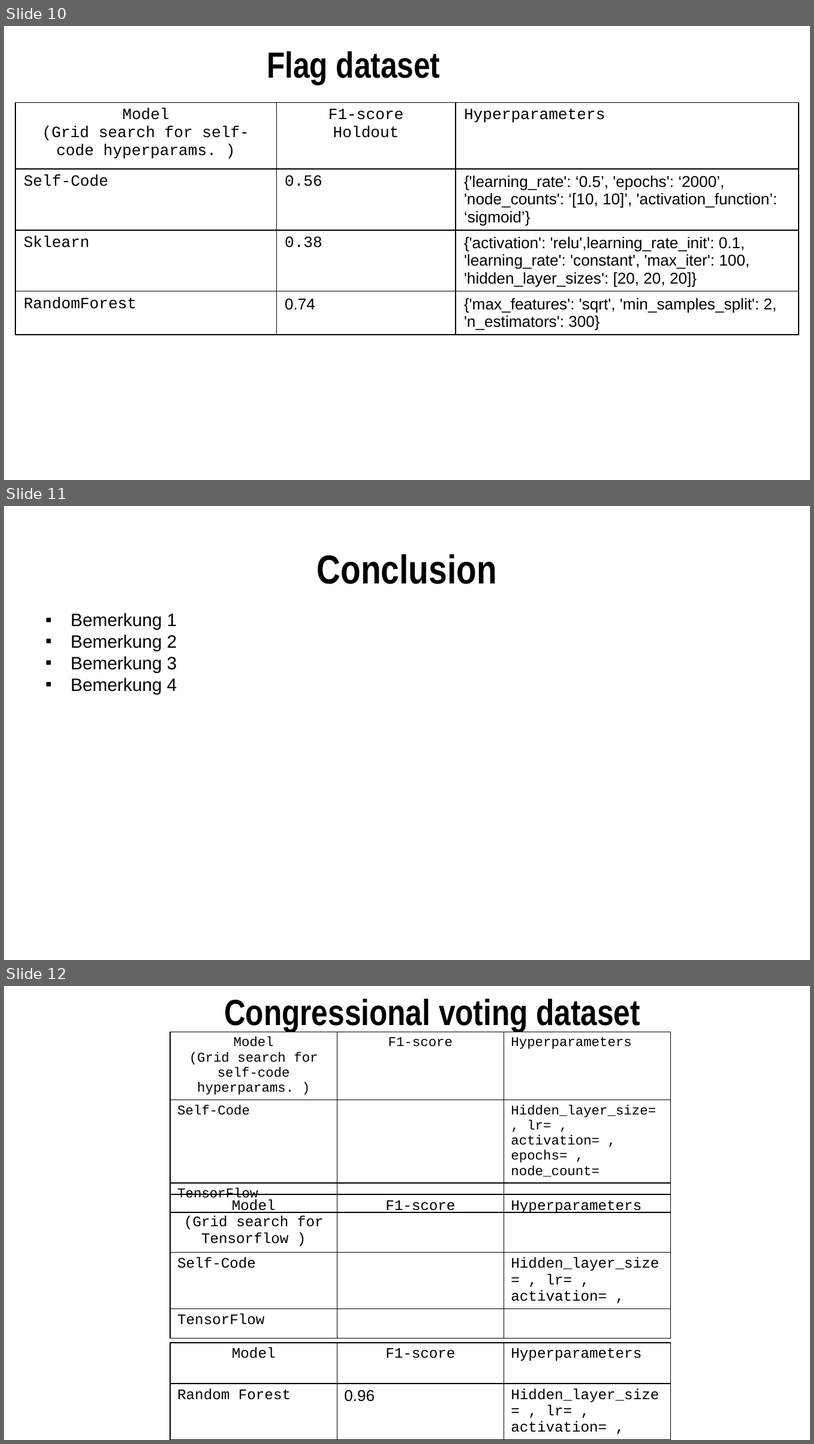
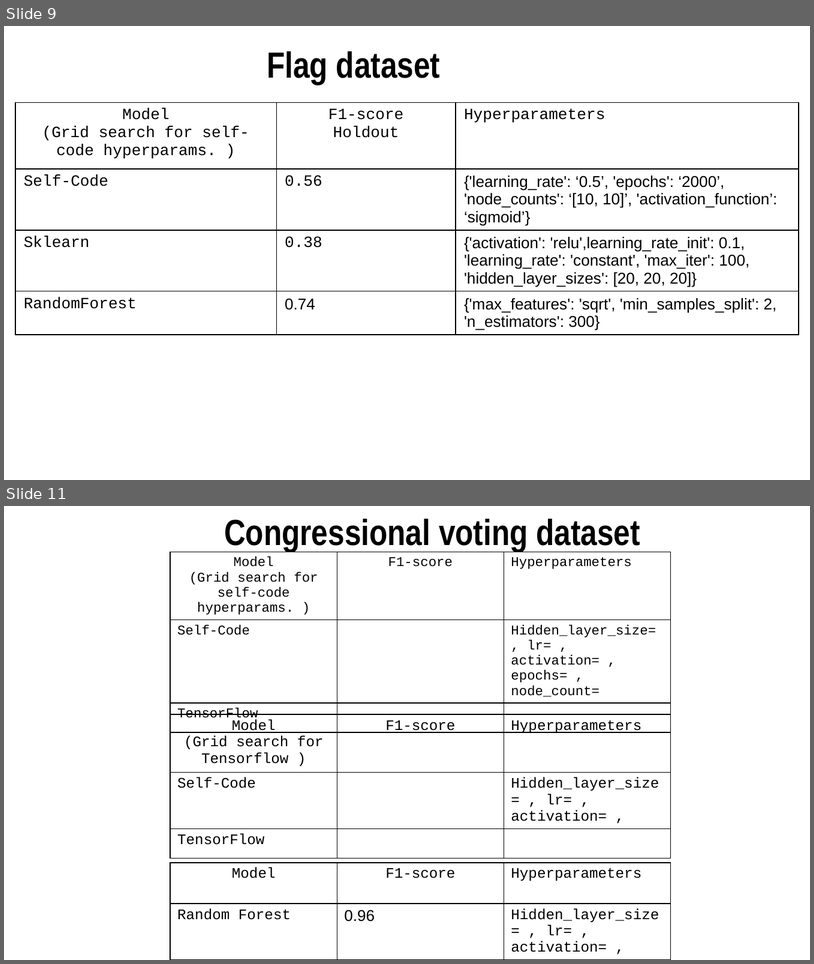
Before and after one commit to vschweitzer/ML_SS_23, a slide deck: src/NN_presentation.pptx. Shown one above the other, each under a label of ours: slides 10, 11 and 12 before the commit, slides 9 and 11 after it; the slides between them are not shown. The pictures are 814x1444 and 814x964 pixels, drawn with LibreOffice and Linux fonts; fonts in the diff are those of the drawing. Boxes give left, top, right and bottom in pixels: in the first picture for what was removed or moved away, otherwise in the second. Text is boxed around its words. In the diff, an @@ line names an element or a change of style, - is before the commit and + after.

```diff
--- a/src/NN_presentation.pptx
+++ b/src/NN_presentation.pptx
@@ slide 11 removed at [4,506,810,960], background #FFFFFF @@
@@ title removed at [317,554,497,584] @@
-Conclusion
@@ text removed at [71,613,177,694] @@
-▪ Bemerkung 1
-▪ Bemerkung 2
-▪ Bemerkung 3
-▪ Bemerkung 4
@@ what was slide 10 is now slide 9 @@
@@ what was slide 12 is now slide 11 @@
```
Also in this commit, not shown: 1 slide added.
